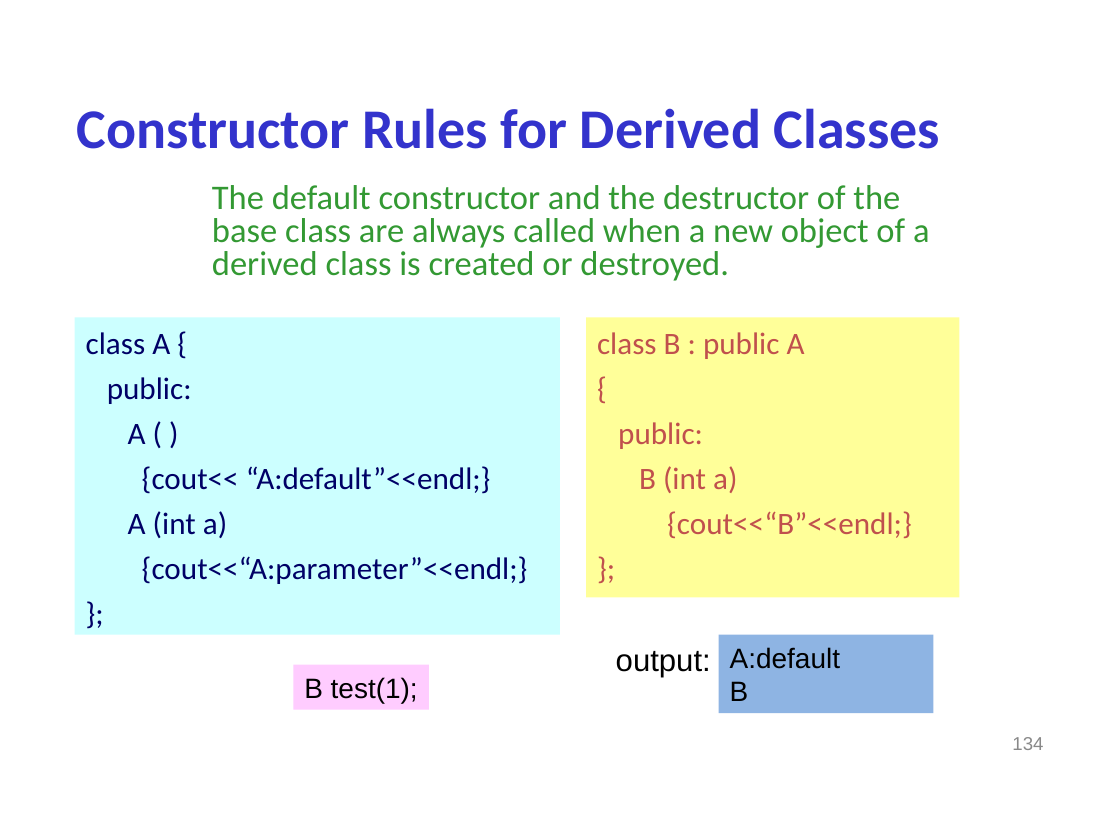
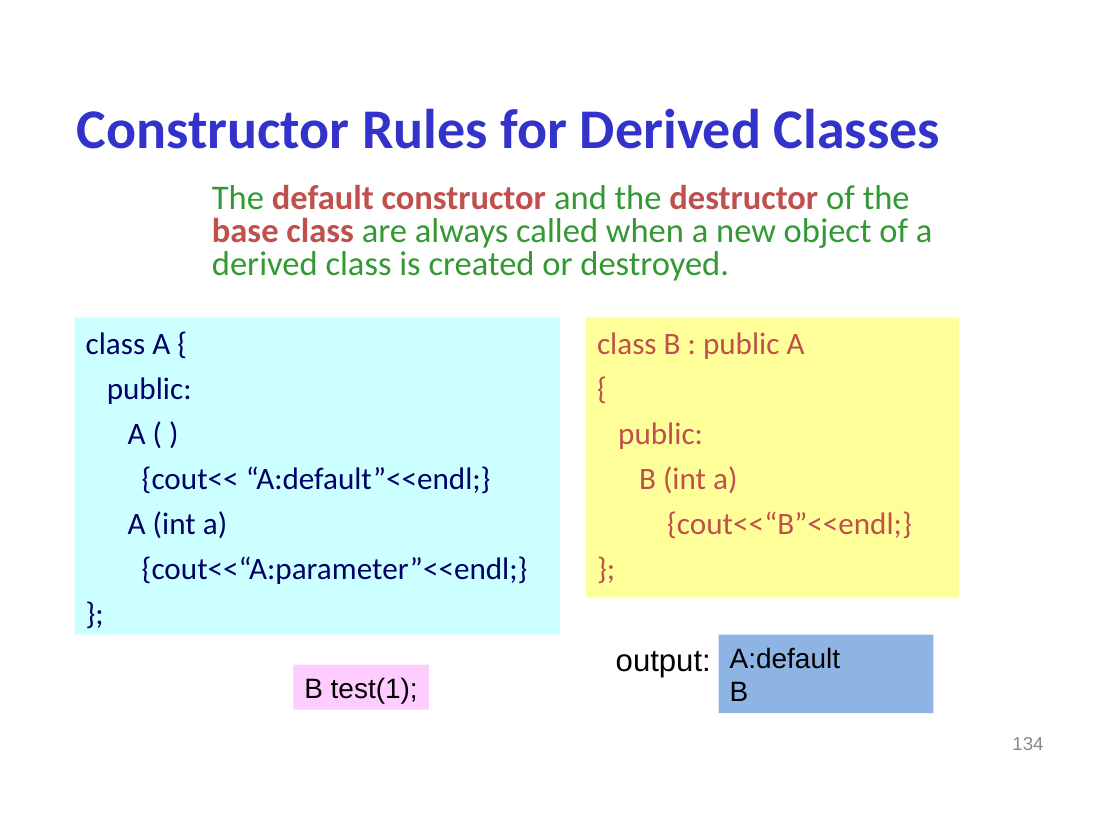
Before and after one commit to gabywang/FRE6883, a slide deck: slide 134 of Slides/Part 1-Financial Computation in C++.ppt. Drawn at 1120x840 pixels with LibreOffice and Linux fonts; fonts in the diff are those of the drawing; background and template pictures are left out. Boxes give left, top, right and bottom in pixels: in the first picture for what was removed or moved away, otherwise in the second. Text is boxed around its words. In the diff, an @@ line names an element or a change of style, - is before the commit and + after.

Commit message:
slides#134+midterm review code
starving :anger:

```diff
--- a/Slides/Part 1-Financial Computation in C++.ppt
+++ b/Slides/Part 1-Financial Computation in C++.ppt
@@ text "The default constructor and the ..." at box(212, 184, 933, 281): text colour #339933 to #C0504D, bold on in "default constructor destructor base class" @@
```
Also in this commit, not shown: 2 other slides changed.
